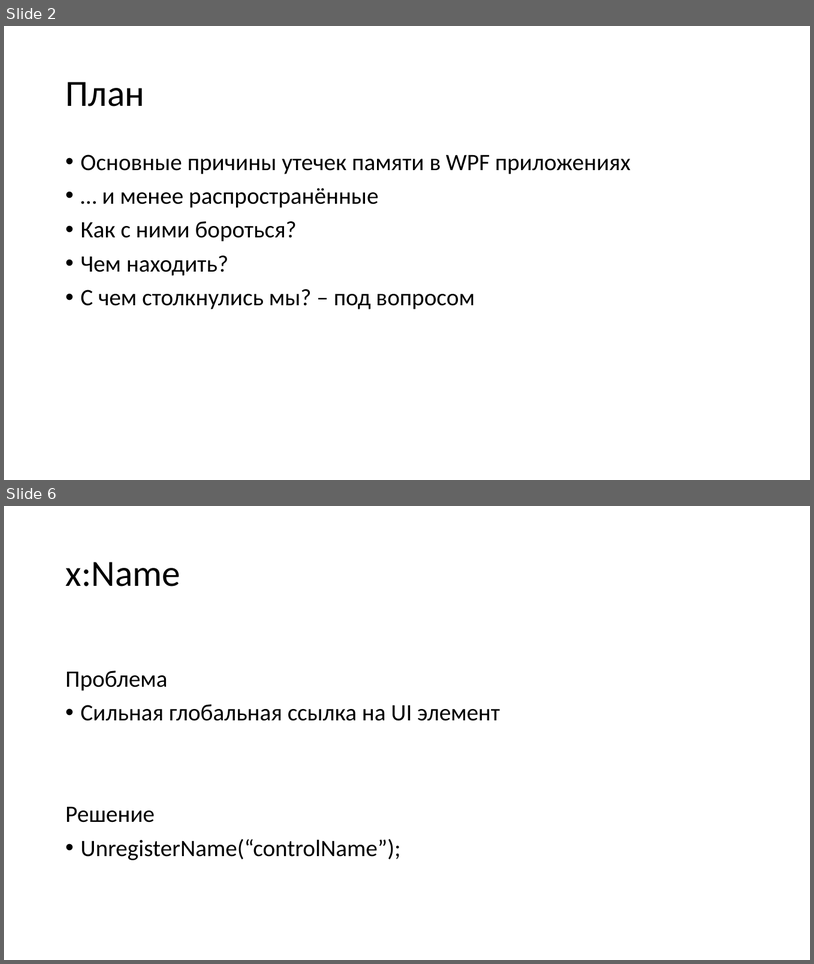
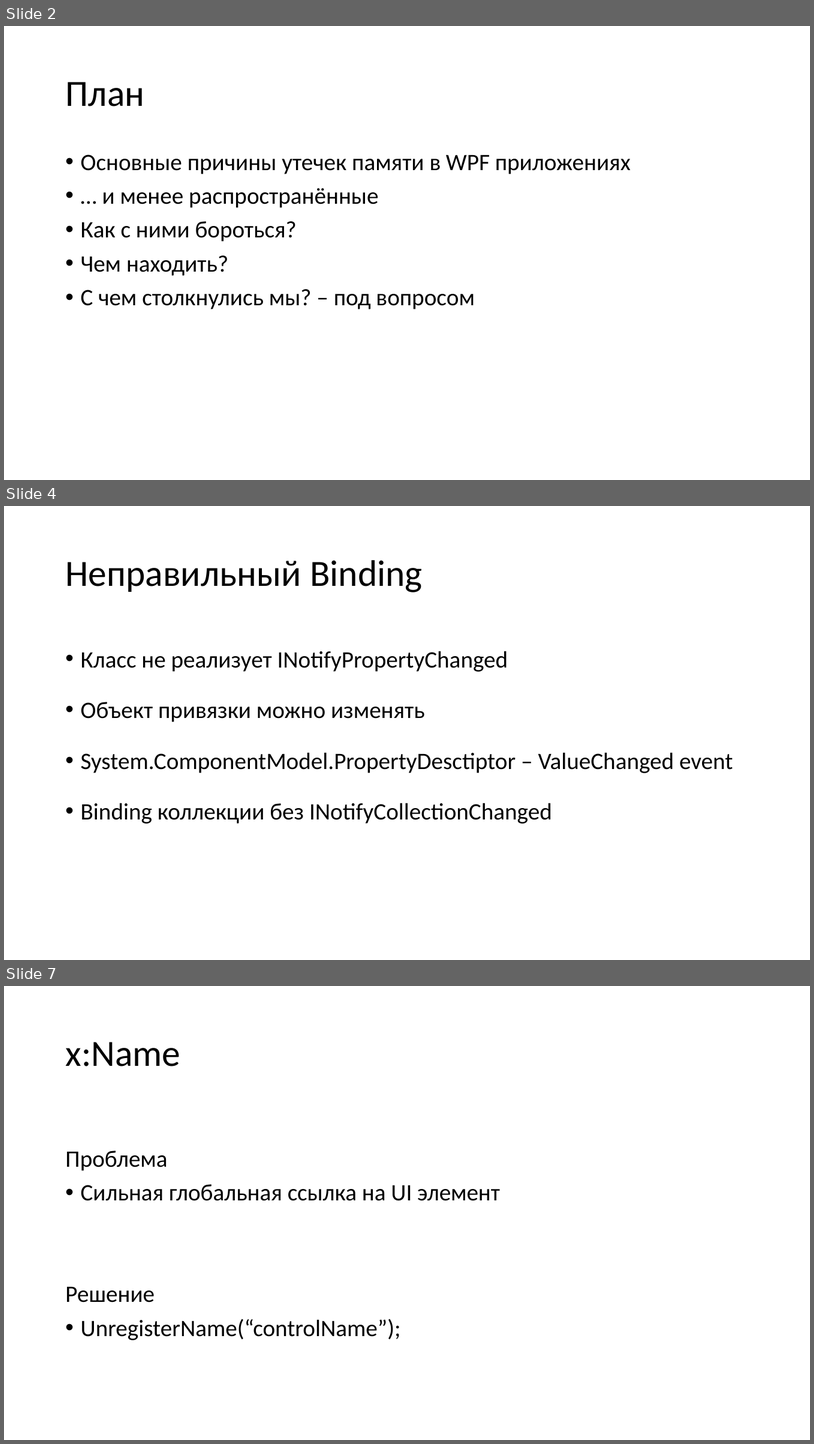
Before and after one commit to Talrandel/MemoryLeak, a slide deck: Утечки памяти.pptx. Shown one above the other, each under a label of ours: slides 2 and 6 before the commit, slides 2, 4 and 7 after it; the slides between them are not shown. The pictures are 814x964 and 814x1444 pixels, drawn with LibreOffice and Linux fonts; fonts in the diff are those of the drawing. Boxes give left, top, right and bottom in pixels: in the first picture for what was removed or moved away, otherwise in the second. Text is boxed around its words. In the diff, an @@ line names an element or a change of style, - is before the commit and + after.

```diff
--- a/Утечки памяти.pptx
+++ b/Утечки памяти.pptx
@@ slide 4 added at bbox=[4, 506, 810, 960], background #FFFFFF @@
@@ title added at bbox=[65, 560, 423, 592], 44 pt, text #000000 @@
+Неправильный Binding
@@ text added at bbox=[81, 651, 733, 823], 28 pt, text #000000 @@
+• Класс не реализует INotifyPropertyChanged
+• Объект привязки можно изменять
+• System.ComponentModel.PropertyDesctiptor – ValueChanged event
+• Binding коллекции без INotifyCollectionChanged
@@ what was slide 6 is now slide 7 @@
```
Also in this commit, not shown: 1 slide changed, 4 other slides added, 6 slides removed.
